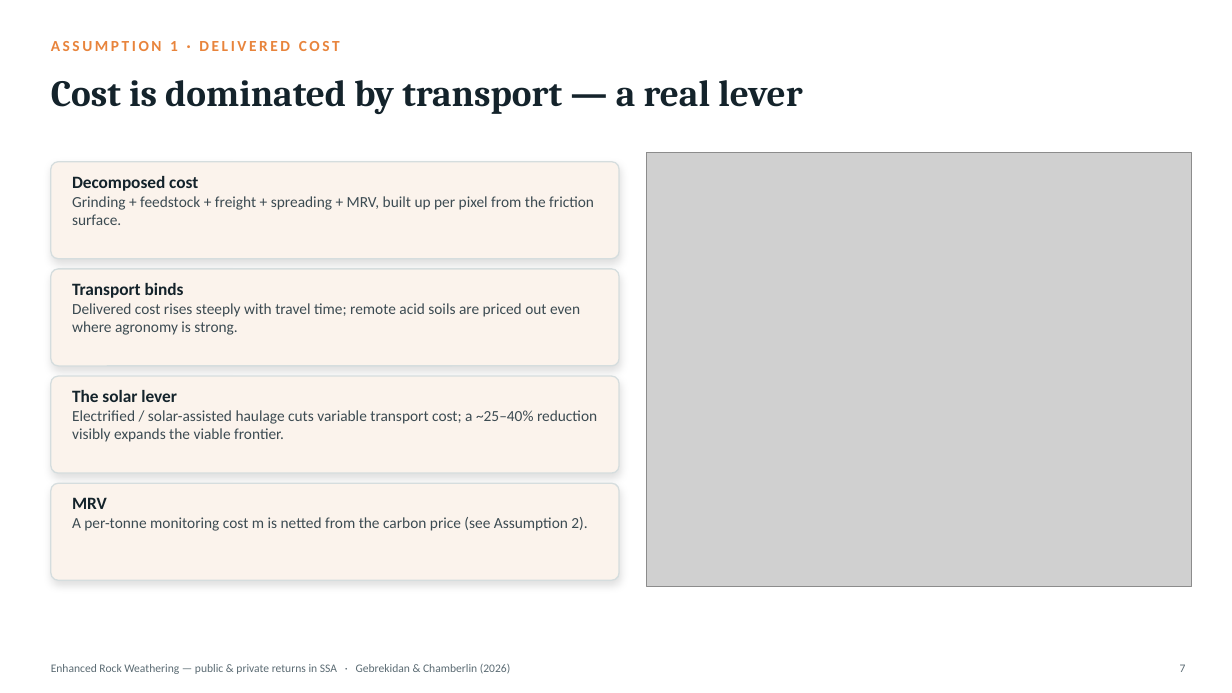
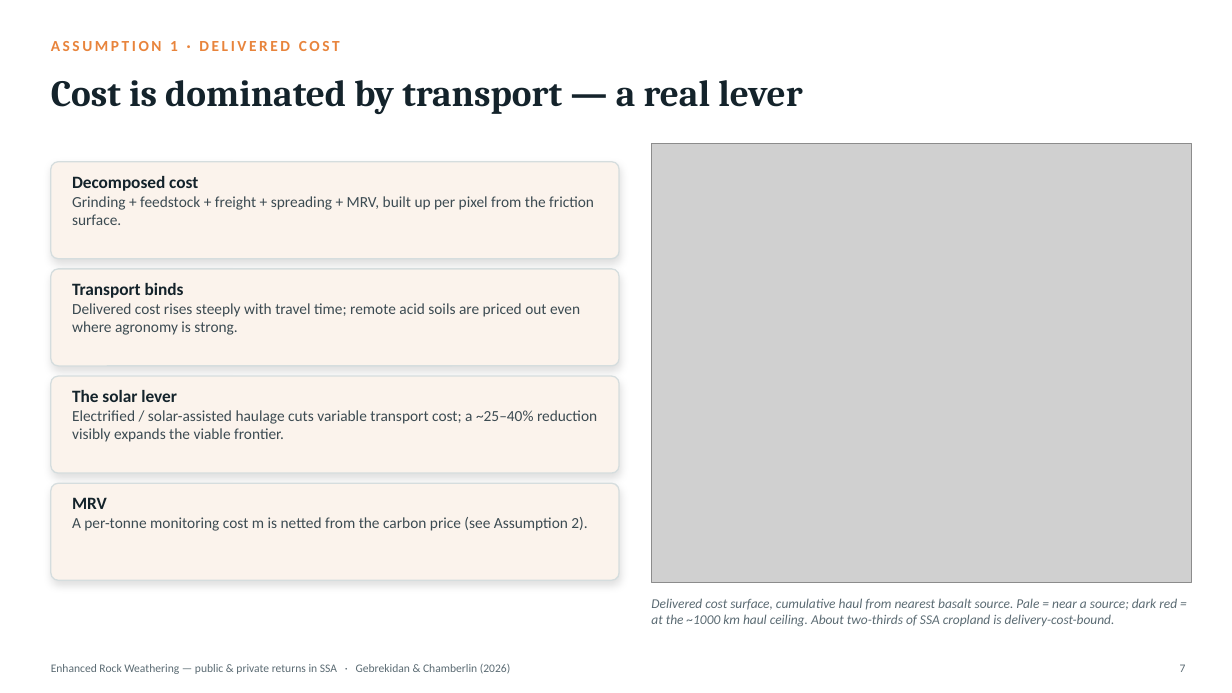
Before and after one commit to chamb244/erw-exante-v2, a slide deck: slide 7 of paper/ERW_public_private_returns_walkthrough.pptx. Drawn at 1232x693 pixels with LibreOffice and Linux fonts; fonts in the diff are those of the drawing; grey boxes stand for pictures. Boxes give left, top, right and bottom in pixels: in the first picture for what was removed or moved away, otherwise in the second. Text is boxed around its words. In the diff, an @@ line names an element or a change of style, - is before the commit and + after.

Commit message:
Add delivered-cost map to deck slide 7 (cumulative haul cost from nearest basalt source)

```diff
--- a/paper/ERW_public_private_returns_walkthrough.pptx
+++ b/paper/ERW_public_private_returns_walkthrough.pptx
@@ picture: place and size @@
-picture at bbox=[647, 152, 1192, 587]
+picture at bbox=[652, 143, 1192, 582]
@@ text added at bbox=[651, 598, 1177, 627], 10.5 pt, text #5B6B73, italic @@
+Delivered cost surface, cumulative haul from nearest basalt source. Pale = near a source; dark red = at the ~1000 km haul ceiling. About two-thirds of SSA cropland is delivery-cost-bound.
```
Also in this commit, not shown: 2 other files.
